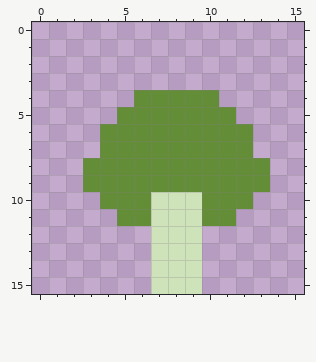
Pixel-art sprite -- textures/blocks/sapling_birch.png. The picture above was drawn from the file before the commit.
The file is 16x16 pixels.
After:
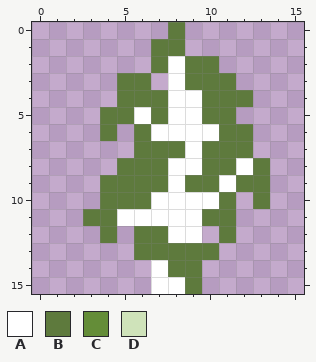
Palette (. is transparent): A #ffffff  B #5e7a3d  C #648d38  D #cfe3ba
Changes in this commit:
Changed rows in their new state; - is an unchanged pixel.
first column x 3:
 0 -----B-----
 1 ----BB-----
 2 ----BABB---
 3 --BB-ABBB--
 4 --BBBAABBB-
 5 -BBABAABB--
 6 -B.BAAAABB-
 7 -..BBBABBB-
 8 ..BBBAABBAB
 9 .BBBBABBABB
10 -BBBAAAAB.B
11 BBAAAAABB--
12 -B-BBAA-B--
13 ---BBBBB---
14 ----ABB----
15 ----AAB----
